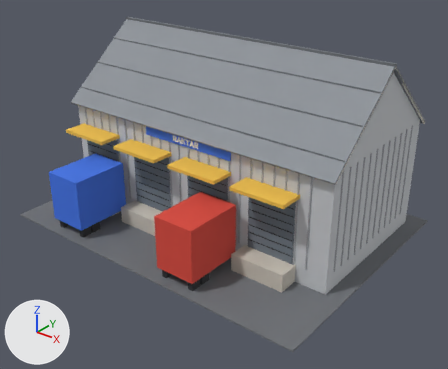
Two versions of the FBX model Modeller/Binalar/Sanayi_depo_1_Hafif.fbx, one commit apart.
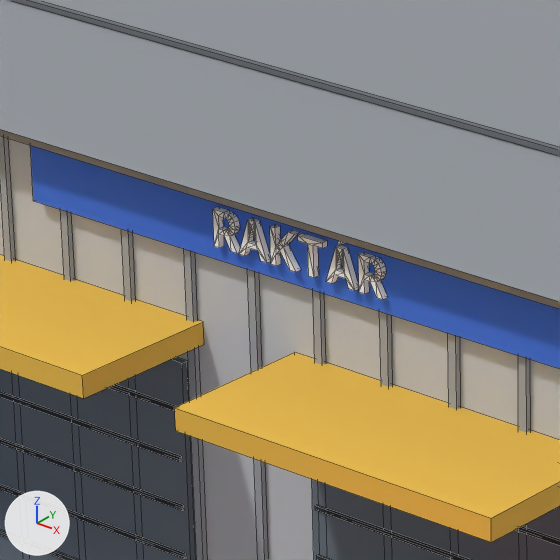
There are two pictures of each version: one whole from a 50 mm camera at (20.99, -26.06, 18.52) aimed at (0.84, -0.88, 2.91), one close up on the part from 32% to 50% of the width and 28% to 51% of the height. The lights are fixed; the arrows at lower left show +X, +Y and +Z. The last two pictures show the newer version. The close-ups show mesh edges as thin lines. Where no turn or scale is listed for an object, it has been applied to the vertices. Vertices at exactly the same position are counted once.

In view in the first close-up: 'Sanayi_depo_1_Hafif'.
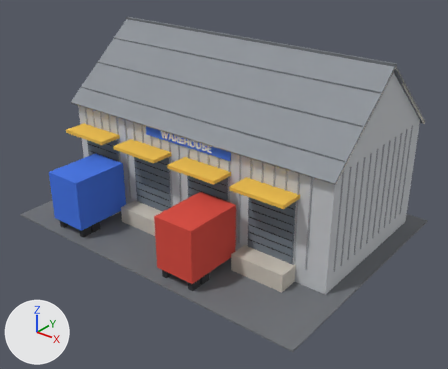
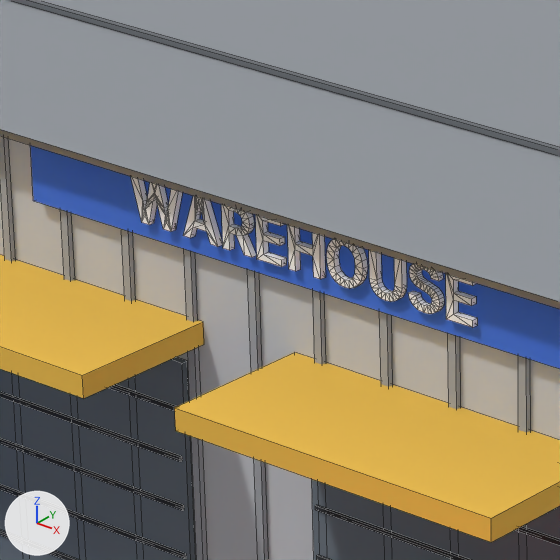
The edits, one by one:
me_sanayi_depo_1_hafif is used by ob_sanayi_depo_1_hafif; location (0.0, 0.0, 0.0).
me_sanayi_depo_1_hafif had 1160 vertices, 954 faces and spanned x -10.0..10.0, y -7.5..7.5, z 0.0..10.8.
me_sanayi_depo_1_hafif now has 1412 vertices, 1320 faces and spans x -10.0..10.0, y -7.5..7.5, z 0.0..10.8.
me_sanayi_depo_1_hafif part 1: a new loose piece of 124 vertices spanning x 1.2..1.5, y -3.2..-3.1, z 5.9..6.3, in mat_yazi_ffffff (white #ffffff).
me_sanayi_depo_1_hafif part 2: a new loose piece of 74 vertices spanning x -1.8..-1.3, y -3.2..-3.1, z 5.9..6.3, in mat_yazi_ffffff (white #ffffff).
me_sanayi_depo_1_hafif part 3: a new loose piece of 24 vertices spanning x 1.5..1.8, y -3.2..-3.1, z 5.9..6.3, in mat_yazi_ffffff (white #ffffff).
me_sanayi_depo_1_hafif part 4: 32 vertices moved from x -0.9..0.9, y -3.2..-3.1, z 5.9..6.2 to x -1.0..0.9, y -3.2..-3.1, z 5.9..6.2; 128 vertices removed from x -0.8..0.9, y -3.2..-3.1, z 5.9..6.2; 158 vertices added at x -1.2..1.1, y -3.2..-3.1, z 5.9..6.3.

Where the change shows, as pixel boxes [x1, y1, x2, y2] in the close-ups (560 x 560 px; the box of a moved part takes in the faces that stretch with it):
part 1 of me_sanayi_depo_1_hafif, added: after [409, 264, 444, 314]
part 2 of me_sanayi_depo_1_hafif, added: after [131, 177, 183, 232]
part 3 of me_sanayi_depo_1_hafif, added: after [446, 274, 478, 327]
part 4 of me_sanayi_depo_1_hafif, moved or reshaped: before [213, 207, 388, 300]; after [183, 196, 407, 302]
